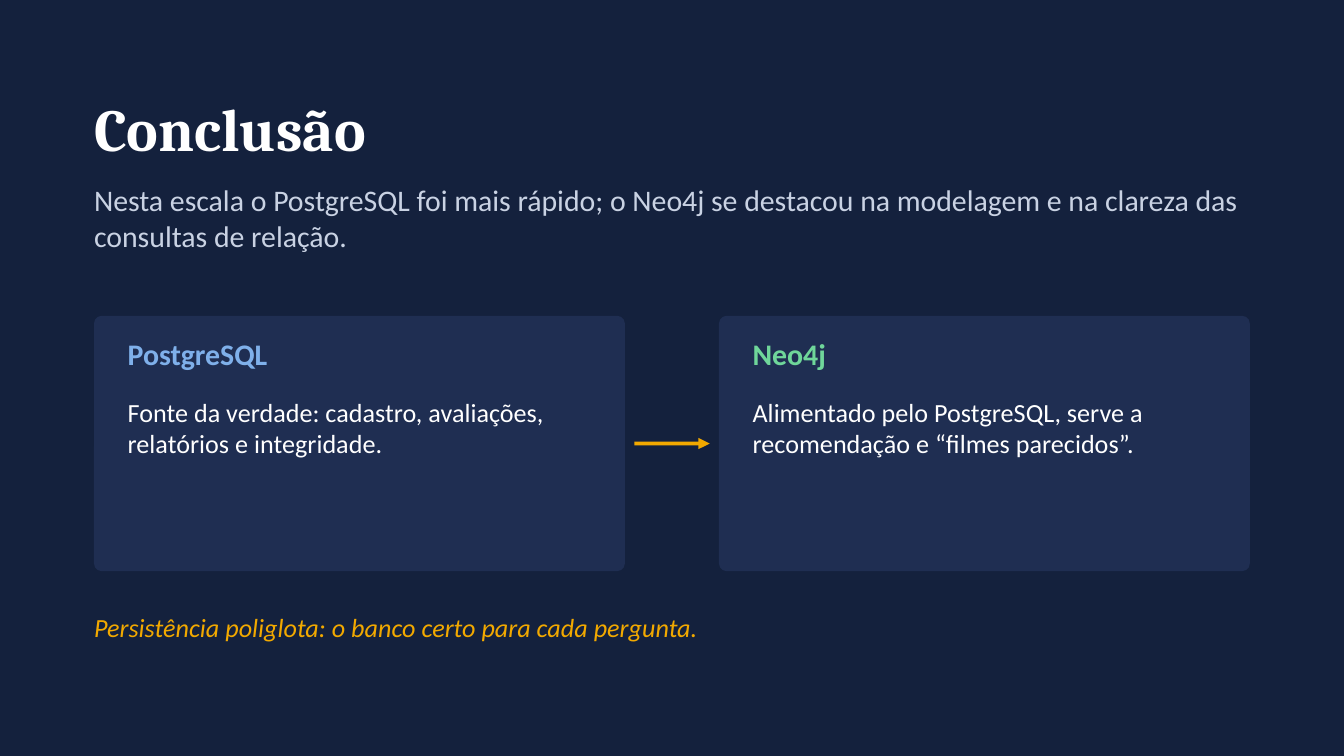
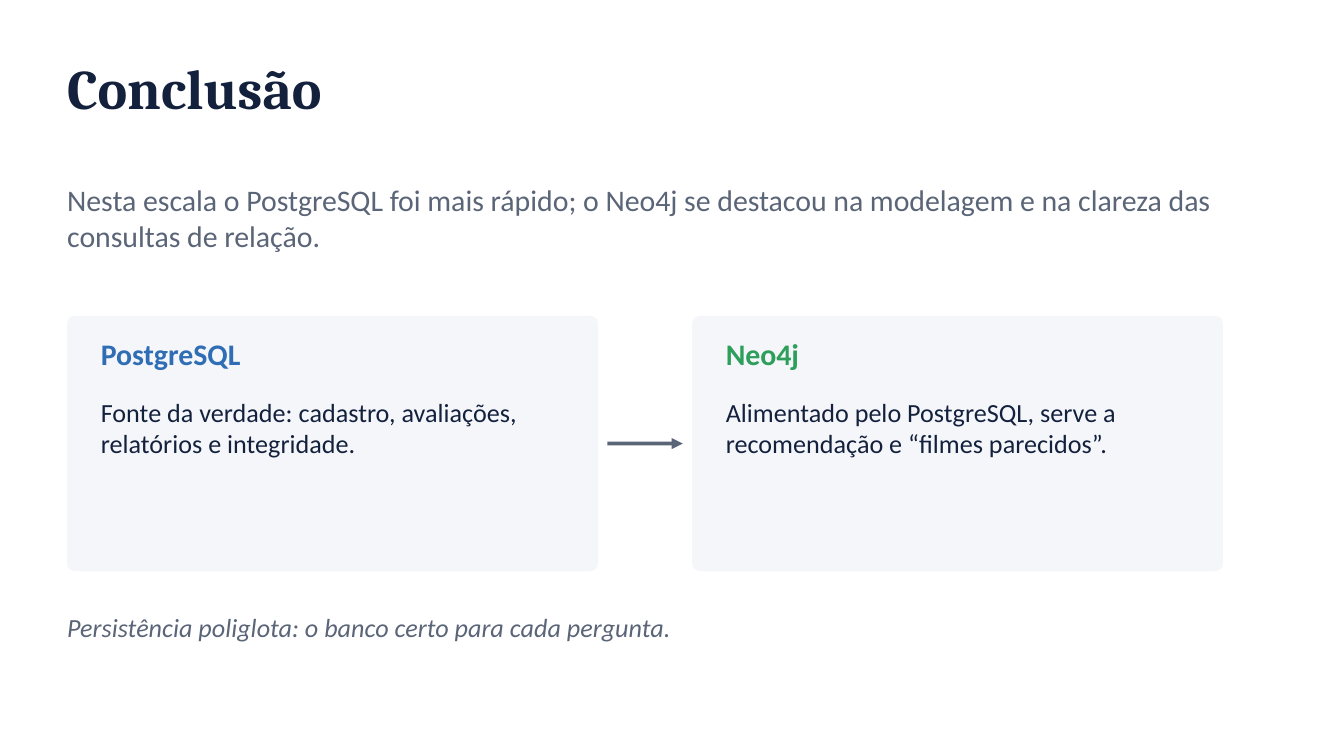
Before and after one commit to FineiasAntonio/BancoDeDados, a slide deck: slide 16 of docs/apresentacao.pptx. Drawn at 1344x756 pixels with LibreOffice and Linux fonts; fonts in the diff are those of the drawing. Boxes give left, top, right and bottom in pixels: in the first picture for what was removed or moved away, otherwise in the second. Text is boxed around its words. In the diff, an @@ line names an element or a change of style, - is before the commit and + after.

```diff
--- a/docs/apresentacao.pptx
+++ b/docs/apresentacao.pptx
@@ background #14213D to #FFFFFF @@
@@ text "Conclusão": place and size @@
-text "Conclusão" at (94, 109, 366, 152)
+text "Conclusão" at (67, 70, 321, 110)
@@ text "Conclusão" at (67, 70, 321, 110): size 32 to 30 pt, text colour #FFFFFF to #14213D @@
@@ text "Nesta escala o PostgreSQL foi ..." at (67, 190, 1211, 252): text colour #C9D2E3 to #5B6578 @@
@@ rounded rectangle at (67, 316, 598, 571): fill #1F2E52 to #F4F6FA @@
@@ rounded rectangle at (692, 316, 1223, 571): fill #1F2E52 to #F4F6FA @@
@@ text "PostgreSQL" at (101, 345, 241, 370): text colour #7FB0EA to #2F6DB5 @@
@@ text "Neo4j" at (726, 344, 799, 370): text colour #6FD69A to #2E9E5B @@
@@ text "Fonte da verdade: cadastro, avaliações, ..." at (101, 404, 517, 458): text colour #FFFFFF to #14213D @@
@@ text "Alimentado pelo PostgreSQL, serve a ..." at (726, 404, 1116, 458): text colour #FFFFFF to #14213D @@
@@ 6 texts, 2 rounded rectangles, 1 arrow: place and size @@
-6 texts, 2 rounded rectangles, 1 arrow at (94, 190, 1250, 642)
+6 texts, 2 rounded rectangles, 1 arrow at (67, 190, 1223, 642)
@@ arrow (607, 444) - (683, 444): stroke #F2A900 2 pt to #5B6578 2 pt @@
@@ text "Persistência poliglota: o banco certo ..." at (67, 619, 670, 642): text colour #F2A900 to #5B6578 @@
```
Also in this commit, not shown: 1 other slide changed.
